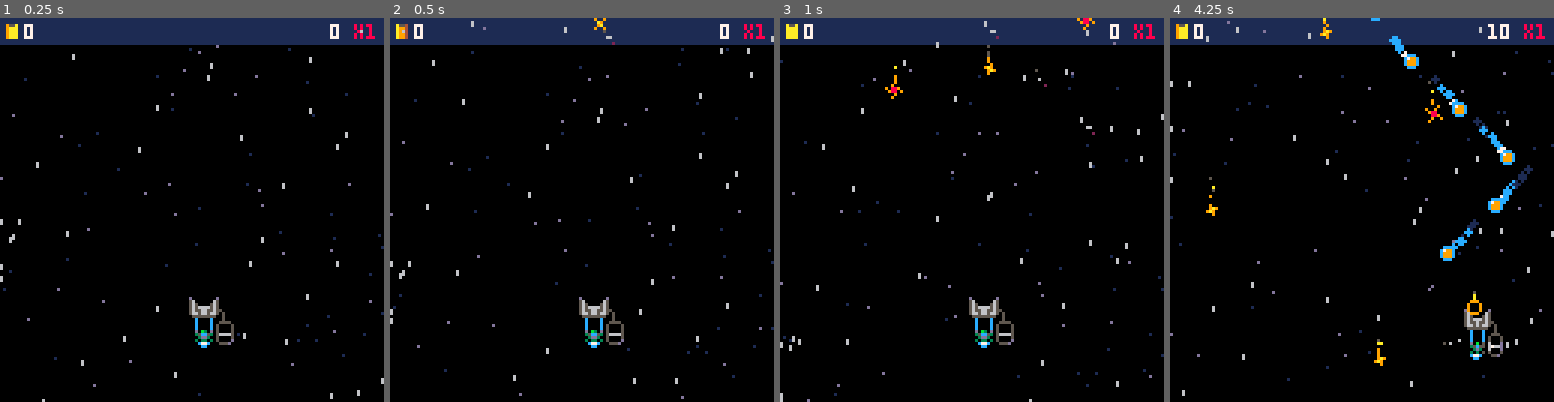
Above: before the commit, frames 1-4 (left to right).
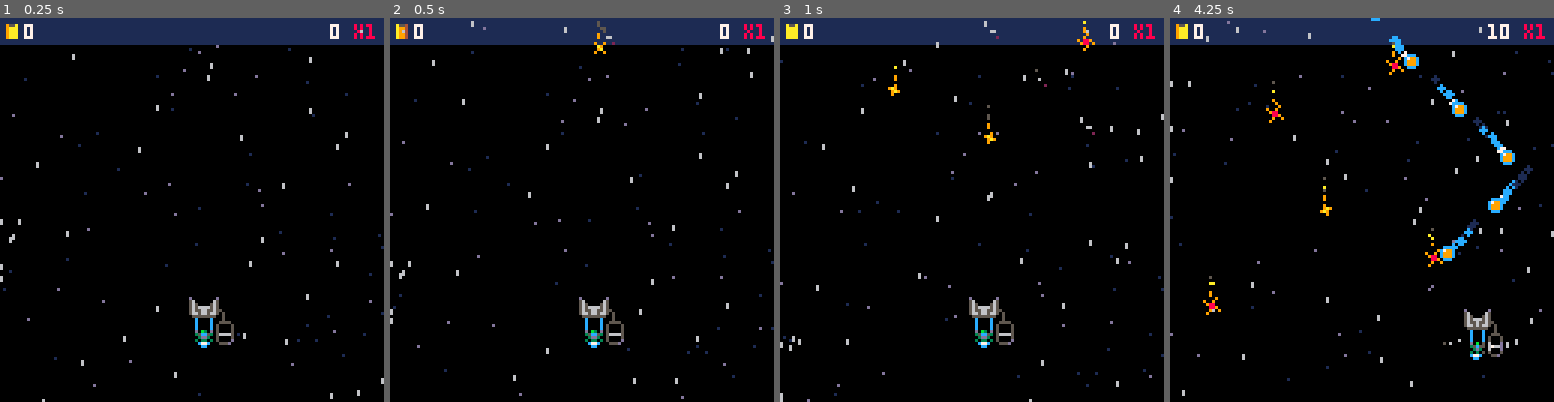
Above: after the commit, the same moments.

Repository: jacobneal65/drop-p8
Game: PICO-8 cartridge drop.p8
Same seed, same stepped clock (60 frames per second), same inputs: the game is played once before the commit and once after it.
Inputs:
- Up to frame 1 (0.25 s): no input
- Up to frame 2 (0.5 s): no input
- Up to frame 3 (1 s): no input
- Up to frame 4 (4.25 s): hold Right 1.6-2.1 s; hold Up 2.15-2.42 s; hold Right 2.47-3.03 s; hold Left 3.08-3.58 s; hold Down 3.63-3.97 s; hold Right from 4.02 s (still down)

Frame 1 is identical in both runs. In frame 2, 0.1% of the frame differs, in the area x 53-57%, y 0-10%; in frame 3, 0.4%; in frame 4, 0.9%, in the area x 8-82%, y 0-91%.

Commit message:
updated music

Diff:
--- a/drop.p8
+++ b/drop.p8
@@ -507,7 +507,7 @@
  		y=-10,
  		tmr=0,
  		dly=8*i,--delay
- 		spd=f_rnd(2)+1,
+ 		spd=2,--f_rnd(2)+1,
  		sz=f_rnd(2)*9+1--1 or 10
  }
  add(fruitlet,fl)
Not shown, changed: the music (__music__) section of drop.p8
Not shown, changed: the sound effects (__sfx__) section of drop.p8
